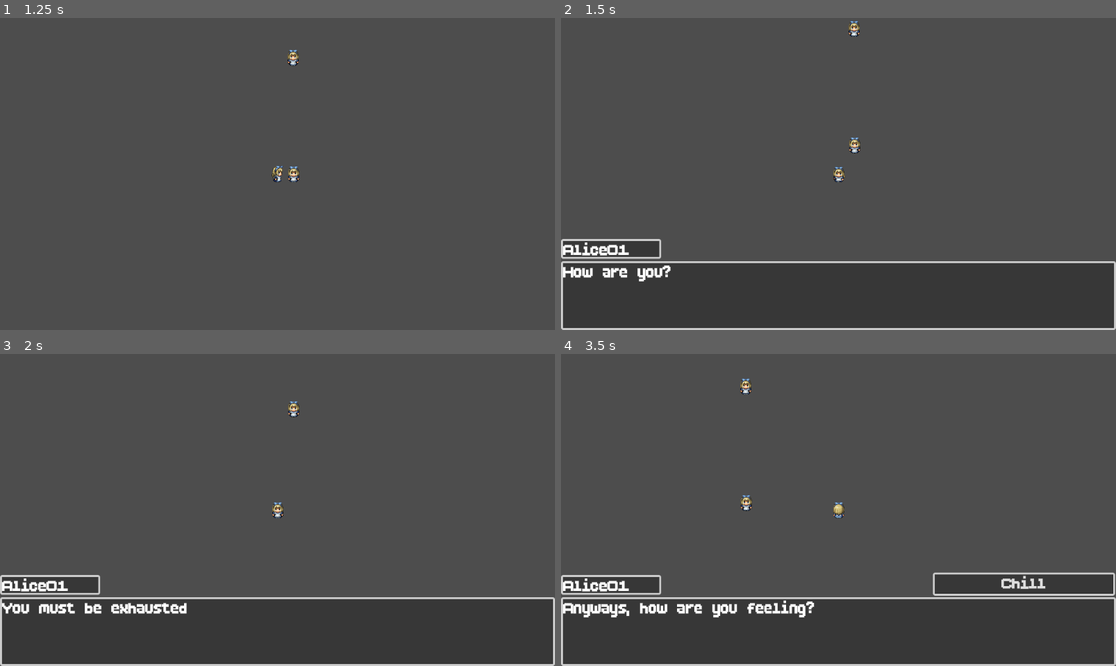
Above: before the commit, frames 1-4 (two rows, left to right).
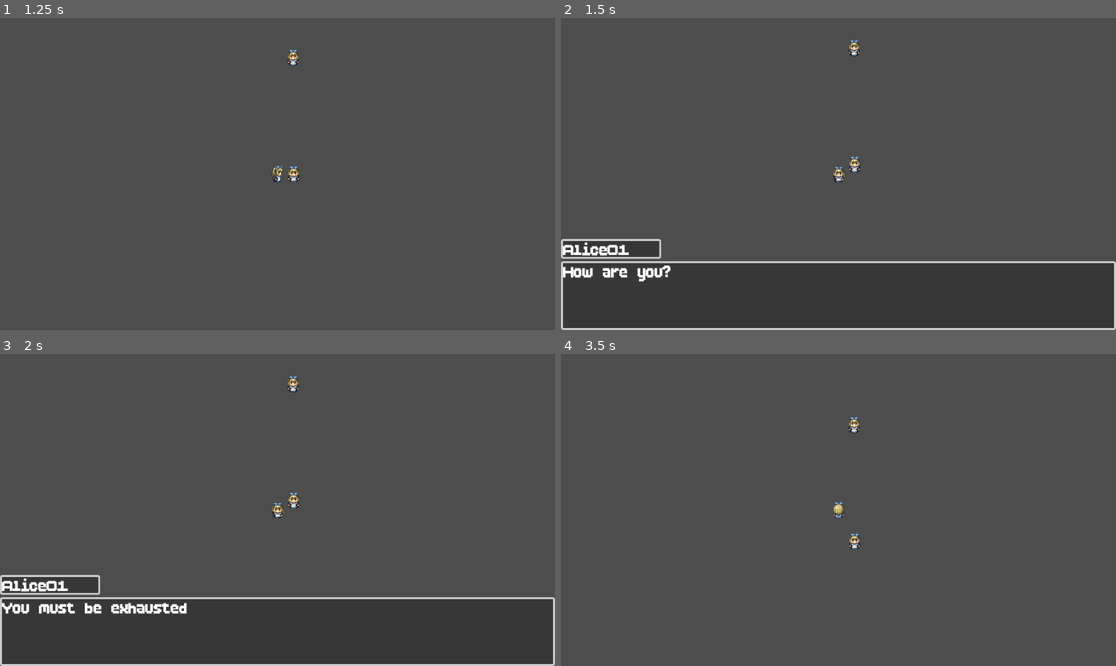
Above: after the commit, the same moments.

Repository: whocares-abt/Test-Game-1
Game: Godot game, scene res://Scenes/debug_map.tscn
Same seed, same stepped clock (60 frames per second), same inputs: the game is played once before the commit and once after it.
Inputs:
- Up to frame 1 (1.25 s): tap Enter (ui_accept) at 0.5, 0.77 s; hold D (move_right) from 0.53 s (still down); hold E (interact) from 0.53 s (still down)
- Up to frame 2 (1.5 s): tap Enter (ui_accept) at 1.25 s; release D (move_right) at 1.28 s; release E (interact) at 1.28 s; hold S (move_down) from 1.28 s (still down); tap E (interact) at 1.35 s
- Up to frame 3 (2 s): keep holding S (move_down); tap Enter (ui_accept) at 1.52 s
- Up to frame 4 (3.5 s): release S (move_down) at 2.03 s; hold D (move_right) 2.03-2.78 s; hold E (interact) 2.03-2.78 s; hold W (move_up) from 2.78 s (still down); tap E (interact) at 2.85 s; tap Enter (ui_accept) at 3.02 s

Frame 1 is identical in both runs. In frame 2, 0.3% of the frame differs, in the area x 51-54%, y 0-50%; in frame 3, 0.3%; in frame 4, 4.3%, in the area x 0-100%, y 7-100%.

Commit message:
Fixed some communication and bugs

Diff:
--- a/Resources/Dialogues/test_dialogue.tres
+++ b/Resources/Dialogues/test_dialogue.tres
@@ -6,14 +6,12 @@
 [sub_resource type="Resource" id="Resource_7s3l3"]
 script = ExtResource("1_7s3l3")
 speaker = "Alice01"
-speakerid = 1
 line = "How are you?"
 metadata/_custom_type_script = "uid://b4uubw3c6h8sk"
 
 [sub_resource type="Resource" id="Resource_ry4wo"]
 script = ExtResource("1_7s3l3")
 speaker = "Alice01"
-speakerid = 1
 line = "You must be exhausted"
 metadata/_custom_type_script = "uid://b4uubw3c6h8sk"
 
@@ -25,7 +23,6 @@
 [sub_resource type="Resource" id="Resource_ukexu"]
 script = ExtResource("1_7s3l3")
 speaker = "Alice01"
-speakerid = 1
 line = "Anyways, how are you feeling?"
 responses = {
 1: "Chill"
@@ -34,5 +31,6 @@
 
 [resource]
 script = ExtResource("1_ooevd")
+scene_id = 1
 scene = Array[ExtResource("1_7s3l3")]([SubResource("Resource_7s3l3"), SubResource("Resource_ry4wo"), SubResource("Resource_ue3qj"), SubResource("Resource_ukexu")])
 metadata/_custom_type_script = "uid://c2l2kulmk5886"
--- a/Scenes/UI/dialogue_ui.tscn
+++ b/Scenes/UI/dialogue_ui.tscn
@@ -25,7 +25,7 @@
 grow_vertical = 0
 text = "Hello, buddy"
 
-[node name="SpeakerText" type="RichTextLabel" parent="."]
+[node name="SpeakerName" type="RichTextLabel" parent="."]
 visible = false
 layout_mode = 0
 offset_top = 459.0
--- a/Scenes/debug_map.tscn
+++ b/Scenes/debug_map.tscn
@@ -12,31 +12,10 @@
 
 [node name="NPC" parent="." instance=ExtResource("2_jcsea")]
 position = Vector2(100, 0)
-dialogue = [{
-"dialogue": "How are you?",
-"speaker": "Alice01"
-}, {
-"dialogue": "You must be exhausted",
-"speaker": "Alice01"
-}, {
-"dialogue": "This is how it looks without a speaker",
-"speaker": ""
-}, {
-"dialogue": "So, how are you doing?",
-"responses": PackedStringArray("Pretty Well", "Terrible"),
-"speaker": "Alice01"
-}]
 
 [node name="NPC2" parent="." instance=ExtResource("2_jcsea")]
 position = Vector2(99, -242)
 npc_name = "Bob"
-dialogue = [{
-"dialogue": "You must have met my sister",
-"speaker": "Bob"
-}, {
-"dialogue": "I am Bob",
-"speaker": "Bob"
-}]
 
 [node name="CanvasLayer" type="CanvasLayer" parent="."]
 
--- a/Scripts/Characters/player_character.gd
+++ b/Scripts/Characters/player_character.gd
@@ -18,7 +18,7 @@
 	if (event.is_action_pressed("interact")):
 		interacting_component.interact_with_object()
 
-func _physics_process(delta: float) -> void:
+func _physics_process(_delta: float) -> void:
 	if (not input_enabled):
 		return
 
@@ -56,12 +56,12 @@
 	else:
 		sprite.pause()
 
-func disable_input_for_dialogue(speaker_id, dialogue):
+func disable_input_for_dialogue(_scene):
 	input_enabled = false
 	input_disabled_by = "dialogue"
 	play_animation(0, 0) # pause animation
 
-func enable_input_after_dialogue(speaker_id):
+func enable_input_after_dialogue(_scene):
 	await get_tree().create_timer(0.1).timeout # Wait before reenabling
 	input_enabled = true
 	input_disabled_by = ""
--- a/Scripts/Interactions/dialogue_interactable.gd
+++ b/Scripts/Interactions/dialogue_interactable.gd
@@ -2,21 +2,25 @@
 
 @onready var interactable = $Interactable
 
-# Name and id of the parent object
-var object_name = "Alice01"
-var object_id = 01
-
-var dialogue_scene : DialogueScene
+var curr_scene : DialogueScene
+var curr_scene_id
 
 # Called when the node enters the scene tree for the first time.
 func _ready() -> void:
+	change_dialogue_scene(load("res://Resources/Dialogues/test_dialogue.tres"))
+
 	interactable.interact = _on_interact
 	SignalBus.connect("dialogue_finished", _on_dialogue_end)
 
+func change_dialogue_scene(new_scene : DialogueScene):
+	curr_scene = new_scene
+	curr_scene_id = new_scene.scene_id
+
 func _on_interact():
 	interactable.is_interactable = false
-	SignalBus.emit_signal("dialogue_started", object_id, dialogue_scene)
+	SignalBus.emit_signal("dialogue_started", curr_scene)
 
-func _on_dialogue_end(speaker_id):
-	if (speaker_id == object_id):
+func _on_dialogue_end(scene : DialogueScene):
+
+	if (scene.scene_id == curr_scene_id):
 		interactable.is_interactable = true
--- a/Scripts/UI/dialogue_ui.gd
+++ b/Scripts/UI/dialogue_ui.gd
@@ -1,7 +1,7 @@
 extends Control
 
 @onready var dialogue_text_box = $DialogueText
-@onready var speaker_text_box = $SpeakerText
+@onready var speaker_text_box = $SpeakerName
 @onready var response_menu = $ResponseMenu
 
 var curr_speaker_id = 0
@@ -15,6 +15,7 @@
 
 	response_menu.change_alignment(BoxContainer.ALIGNMENT_END)
 	response_menu.connect("menu_item_chosen", _on_player_response)
+
 	response_menu.remove_menu()
 
 func _input(event: InputEvent) -> void:
@@ -33,8 +34,8 @@
 		dialogue_text_box.text = dialogue.line
 
 		if dialogue.responses:
-			display_responses(dialogue.responses)
 			curr_responses = dialogue.responses
+			display_responses()
 			await SignalBus.player_chose_response
 		else:
 			await continue_dialogue
@@ -44,8 +45,8 @@
 
 	SignalBus.emit_signal("dialogue_finished", curr_dialogue_scene)
 
-func display_responses(responses : Dictionary):
-	response_menu.create_menu(responses.values(), true)
+func display_responses():
+	response_menu.create_menu(curr_responses.values(), true)
 
 func _on_player_response(player_response):
 	response_menu.remove_menu()
--- a/Scripts/UI/menu.gd
+++ b/Scripts/UI/menu.gd
@@ -32,7 +32,8 @@
 			printerr("No signal to notify menu item picked")
 
 	if (should_grab_focus):
-		self.grab_focus()
+		await get_tree().create_timer(0.1).timeout
+		self.get_child(0).grab_focus()
 
 func remove_menu():
 	delete_all_children()
